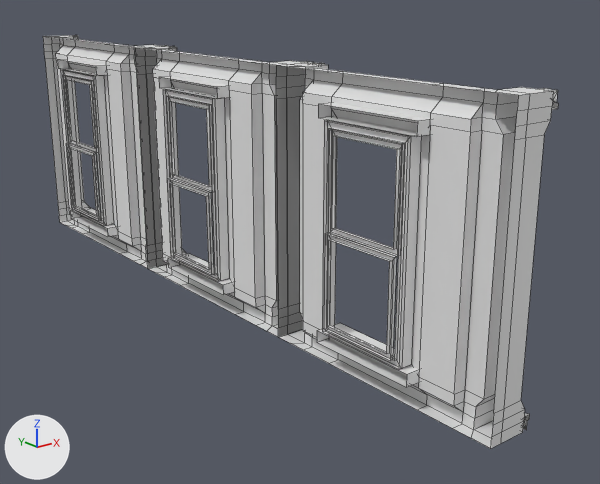
The FBX model Pitch_Prototype/Assets/Prefabs/Blockout Prefabs/ModularBuilding/WindowLine.fbx: old version first, new version second.
Both versions are drawn from a 50 mm camera at (-17.3, -27.9, 12.7) aimed at (2.8, -2.8, 2.6). Arrows for +X, +Y and +Z are at lower left; the lights stay in place. Mesh edges are drawn as thin lines.
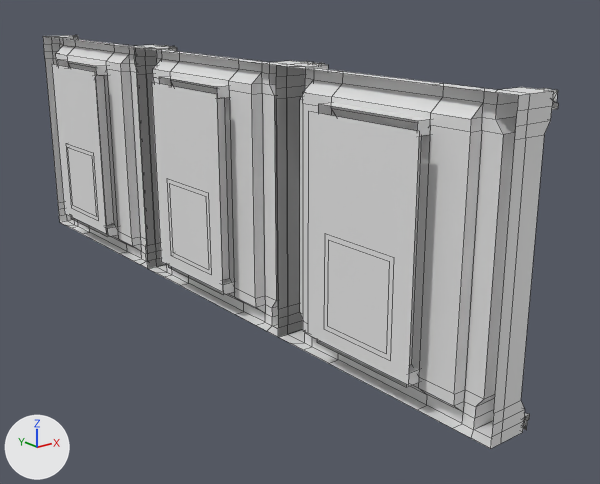
What changed in the scene script:
```text
Change me_plane_001:
    where me_plane_001.from_pydata(...)  # 284 vertices, 232 faces; spans x -5.0..5.0, y -5.0..5.0, z -0.71..1.73
    used by ob_plane_001; location = (0.0, 0.0, 4.99); rotation_euler = (0.0, 1.571, 0.0), in degrees (0, 90, 0)
    verts and faces of me_plane_001; kept vertices keep their numbers, new ones are numbered from 284
    me_plane_001 part 1
    add verts[284] = (-3.82, -2.39, -0.73)  # pixel (216, 94)
    add verts[285] = (3.82, -2.39, -0.73)  # pixel (222, 292)
    add verts[286] = (-3.82, 2.39, -0.73)  # pixel (151, 82)
    add verts[287] = (3.82, 2.39, -0.73)  # pixel (161, 261)
    add faces += [(284, 285, 287, 286)]
```

Where the change shows, as pixel boxes [x1, y1, x2, y2] in the pictures (600 x 484 px):
part 1 of me_plane_001, added
    after: [52, 64, 419, 385]
